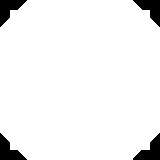
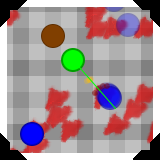
The second w=160, h=160 image is a revision of the first. Changes to its layers:
painted on "PUT IMAGE HERE" over box(7, 7, 153, 153)
